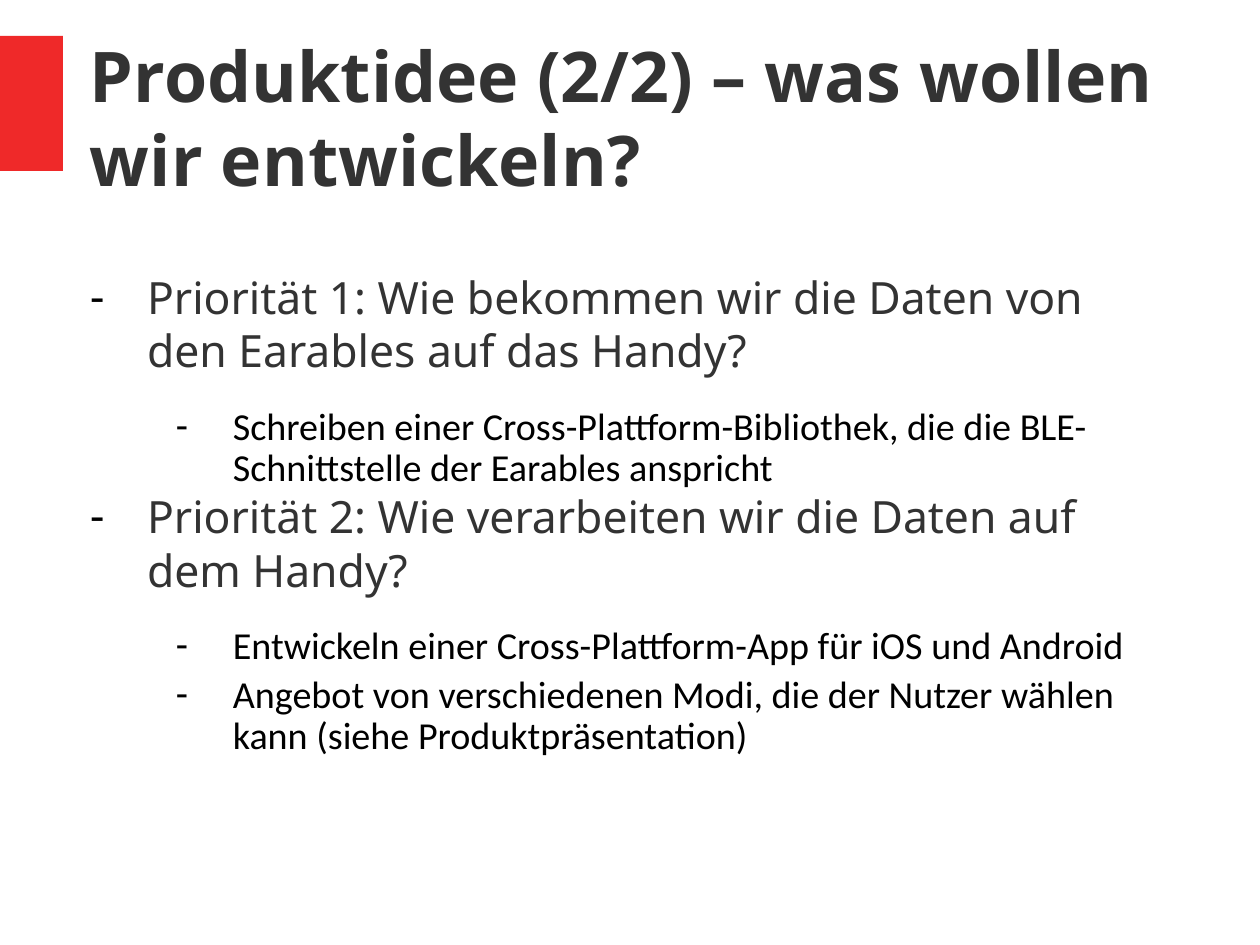
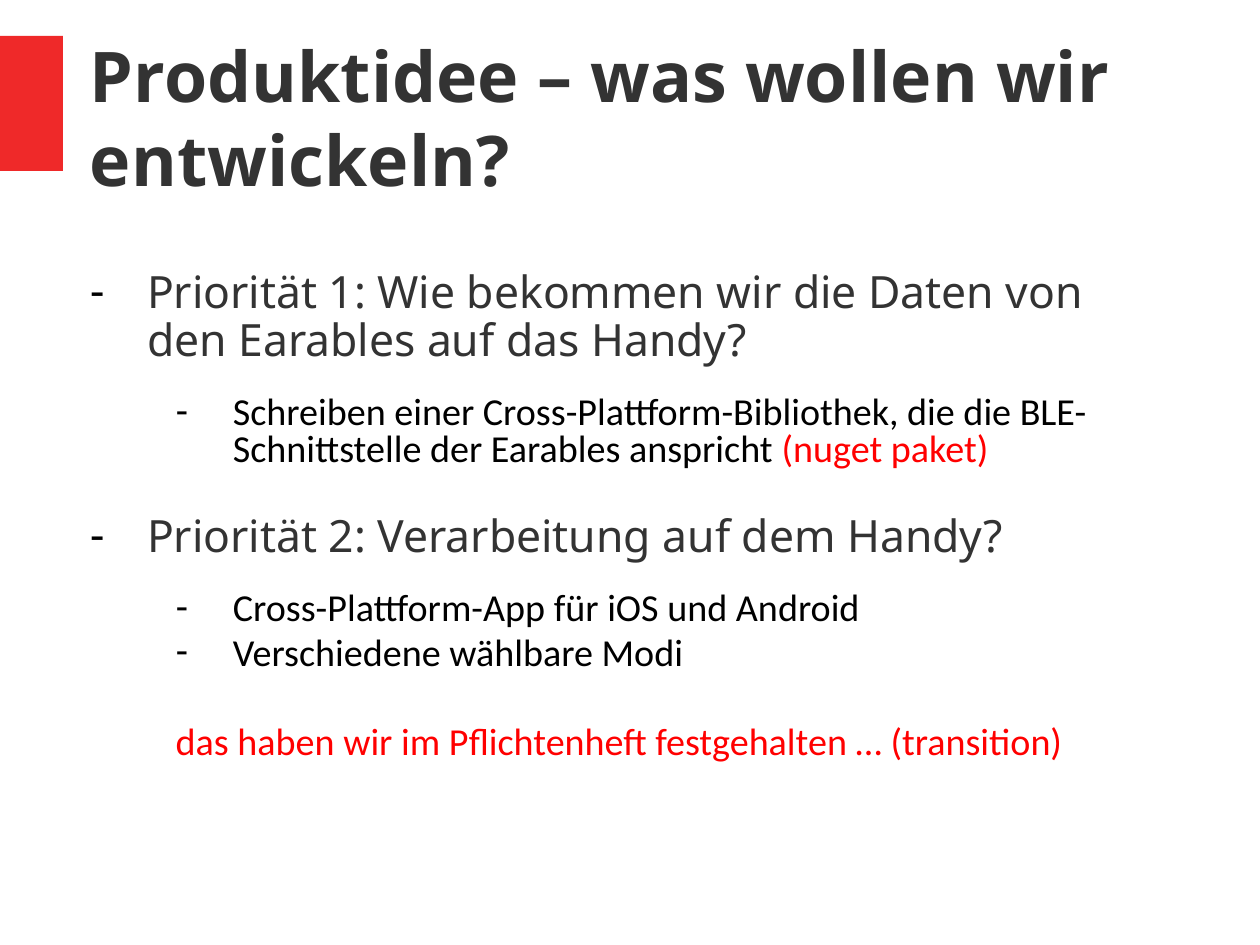
Before and after one commit to vlle1/dokumente-earablesKIT, a slide deck: slide 4 of Abschlusspräsi/Abschlusspräsi.odp (slide 3 before the commit). Drawn at 1260x945 pixels with LibreOffice and Linux fonts; fonts in the diff are those of the drawing. Boxes give left, top, right and bottom in pixels: in the first picture for what was removed or moved away, otherwise in the second. Text is boxed around its words. In the diff, an @@ line names an element or a change of style, - is before the commit and + after.

```diff
--- a/Abschlusspräsi/Abschlusspräsi.odp
+++ b/Abschlusspräsi/Abschlusspräsi.odp
@@ title at (90,49,1109,187): text changed @@
-Produktidee (2/2) – was wollen wir entwickeln?
+Produktidee – was wollen wir entwickeln?
@@ text at (147,274,1083,367): line spacing 1 to 0.9 @@
@@ text at (147,398,1087,762): text changed @@
-  – Schreiben einer Cross-Plattform-Bibliothek, die die BLE-Schnittstelle der Earables anspricht
-– Priorität 2: Wie verarbeiten wir die Daten auf dem Handy?
-  – Entwickeln einer Cross-Plattform-App für iOS und Android
-  – Angebot von verschiedenen Modi, die der Nutzer wählen kann (siehe Produktpräsentation)
+  – Schreiben einer Cross-Plattform-Bibliothek, die die BLE-Schnittstelle der Earables anspricht (nuget paket)
+– Priorität 2: Verarbeitung auf dem Handy?
+  – Cross-Plattform-App für iOS und Android
+  – Verschiedene wählbare Modi
+  das haben wir im Pflichtenheft festgehalten … (transition)
```
Also in this commit, not shown: 5 other slides changed, 1 slide added, 1 slide removed.
